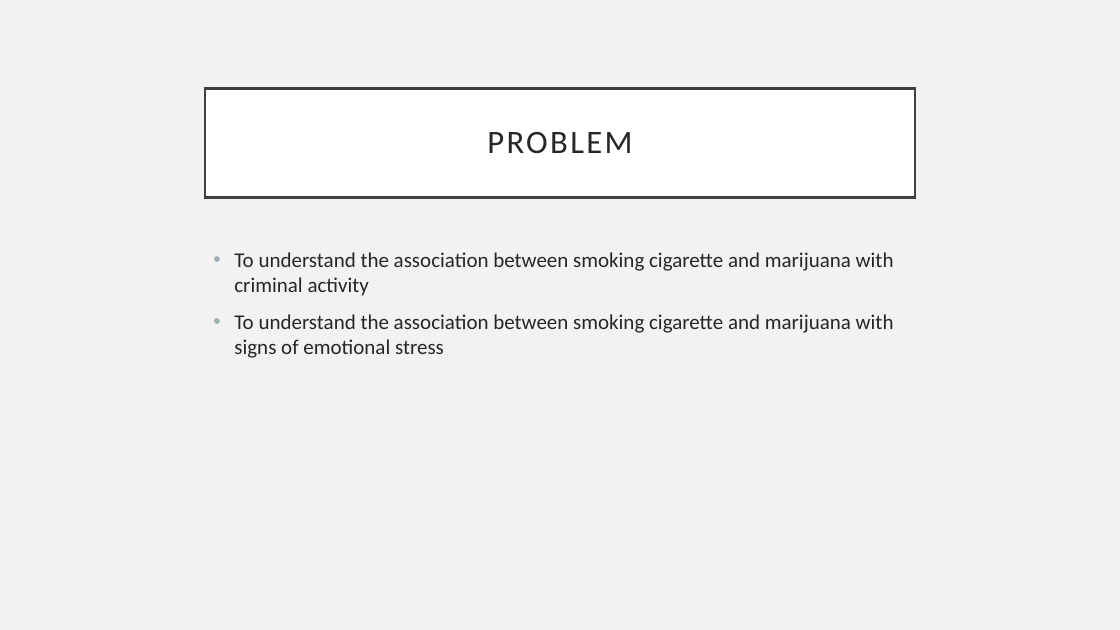
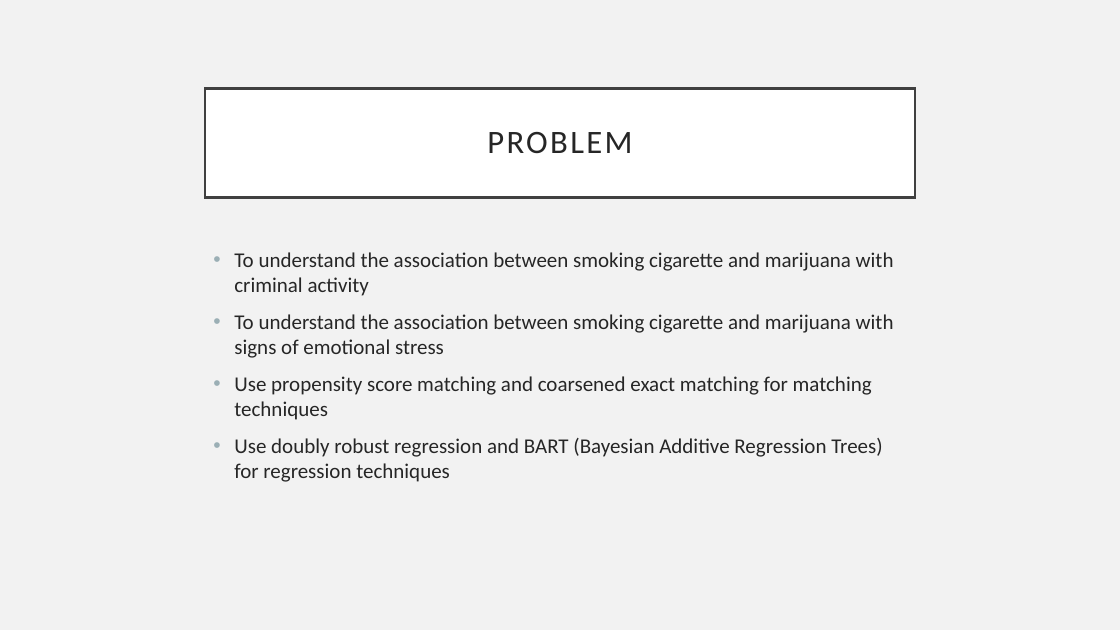
Before and after one commit to pateld1/Drug-Study-Observational-Studies, a slide deck: slide 2 of DrugStudyPresentation.pptx. Drawn at 1120x630 pixels with LibreOffice and Linux fonts; fonts in the diff are those of the drawing. Boxes give left, top, right and bottom in pixels: in the first picture for what was removed or moved away, otherwise in the second. Text is boxed around its words. In the diff, an @@ line names an element or a change of style, - is before the commit and + after.

```diff
--- a/DrugStudyPresentation.pptx
+++ b/DrugStudyPresentation.pptx
@@ text at [234, 376, 882, 482]: paragraphs added @@
+• Use propensity score matching and coarsened exact matching for matching techniques
+• Use doubly robust regression and BART (Bayesian Additive Regression Trees) for regression techniques
```
